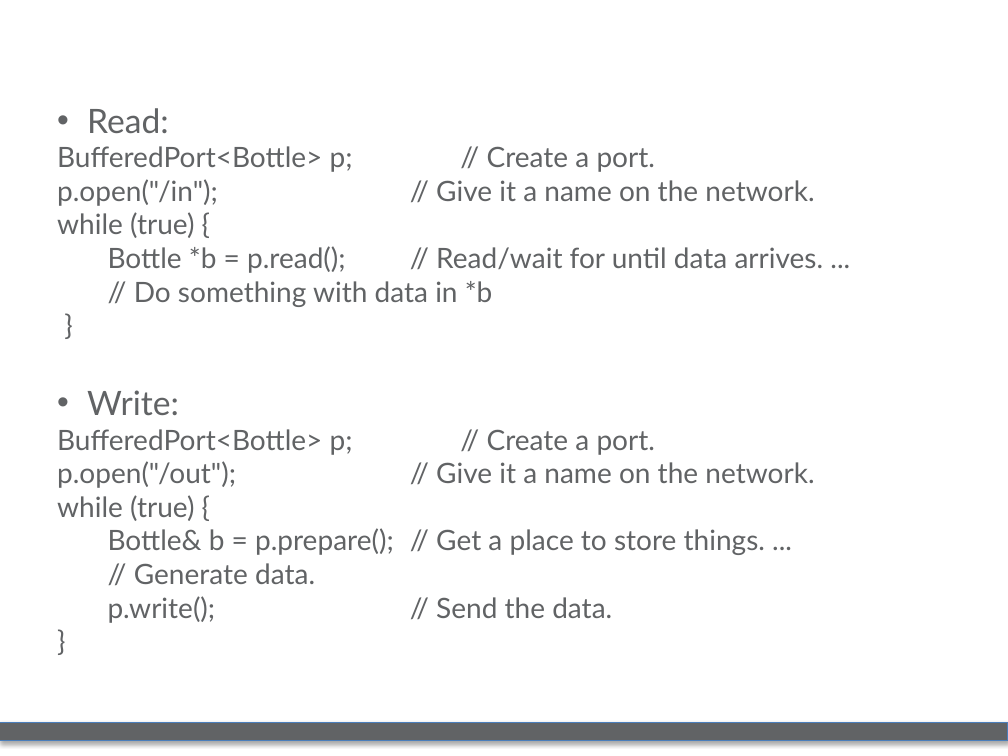
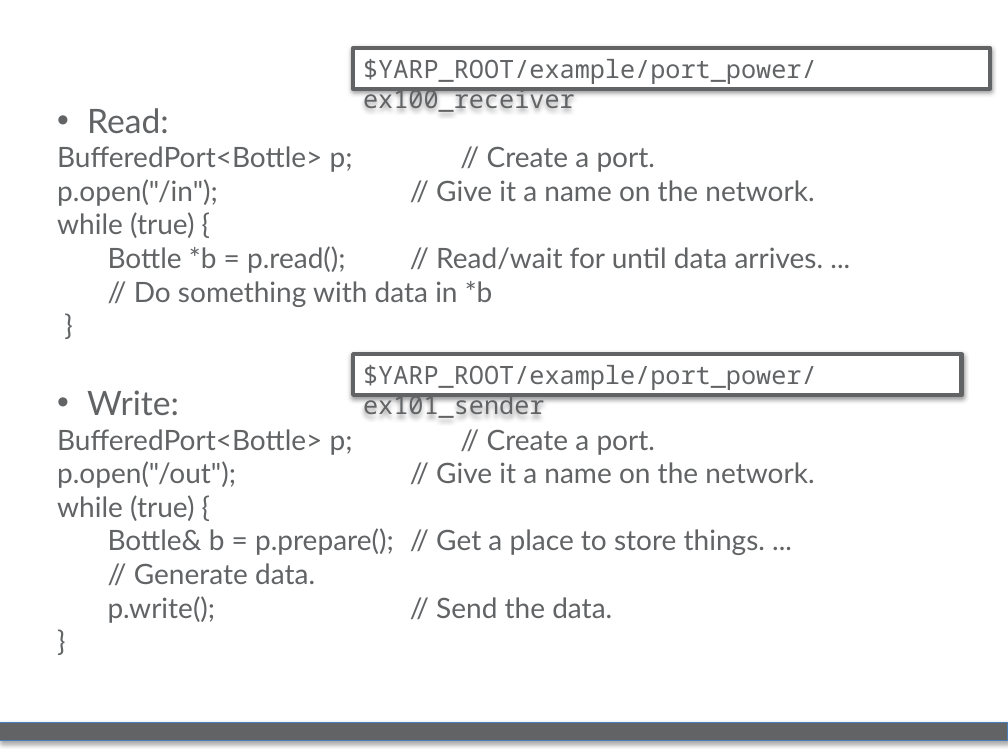
Before and after one commit to iron76/Teaching, a slide deck: slide 44 of slides/2015-tokyo/code-tutorials.pptx. Drawn at 1008x756 pixels with LibreOffice and Linux fonts; fonts in the diff are those of the drawing; background and template pictures are left out. Boxes give left, top, right and bottom in pixels: in the first picture for what was removed or moved away, otherwise in the second. Text is boxed around its words. In the diff, an @@ line names an element or a change of style, - is before the commit and + after.

Commit message:
updated slides

```diff
--- a/slides/2015-tokyo/code-tutorials.pptx
+++ b/slides/2015-tokyo/code-tutorials.pptx
@@ rectangle added at box(353, 48, 990, 89), fill #FFFFFF, outline #616365 3 pt, 18 pt, text #616365 @@
+$YARP_ROOT/example/port_power/ex100_receiver
@@ rectangle added at box(353, 354, 962, 394), fill #FFFFFF, outline #616365 3 pt, 18 pt, text #616365 @@
+$YARP_ROOT/example/port_power/ex101_sender
```
Also in this commit, not shown: 2 other slides changed, 1 slide removed.
